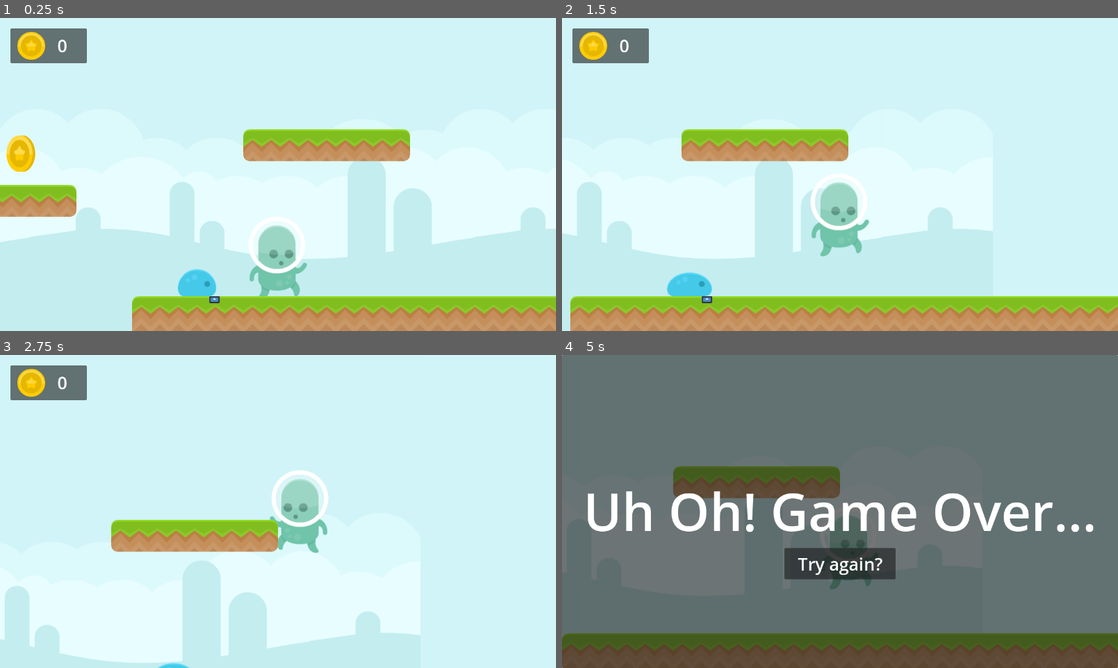
Above: before the commit, frames 1-4 (two rows, left to right).
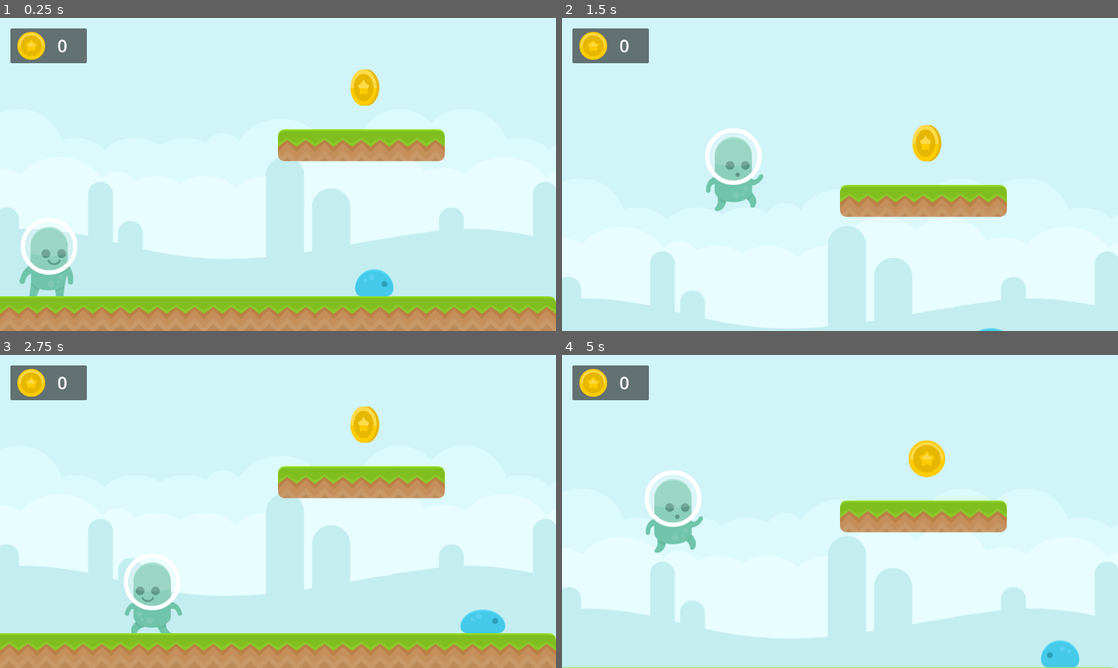
Above: after the commit, the same moments.

Repository: sammiemac/GDC-GodotWorkshop-23
Game: Godot game, scene res://Levels/demo_level.tscn
Two runs of this game, one before a commit and one after it. Both use one fixed random seed, a clock stepped at 60 frames per second and the inputs below. The engine's default icon, where the game draws it, is replaced by a stand-in: a white triangle on a blue panel in a dark square.
Inputs:
- Up to frame 1 (0.25 s): no input
- Up to frame 2 (1.5 s): hold D (move_right) from 0.53 s (still down); tap Space (move_jump) at 0.6, 0.77, 1.07, 1.35 s
- Up to frame 3 (2.75 s): tap Space (move_jump) at 1.52, 1.82, 2.1 s; release D (move_right) at 2.03 s; hold A (move_left) from 2.03 s (still down)
- Up to frame 4 (5 s): tap Space (move_jump) at 2.85, 3.02, 3.32, 3.6, 3.77, 4.07, 4.35, 4.52, 4.82 s; release A (move_left) at 4.28 s; hold D (move_right) from 4.28 s (still down)

The runs differ from the first frame. In frame 1, 21% of the frame differs, in the area x 0-100%, y 16-100%; in frame 2, 31%; in frame 3, 31%; in frame 4, 99%, in the area x 0-100%, y 0-100%.

Commit message:
minor tweaks

Diff:
--- a/Assets/Enemies/demo_enemy.gd
+++ b/Assets/Enemies/demo_enemy.gd
@@ -9,9 +9,12 @@
 var gravity = ProjectSettings.get_setting("physics/2d/default_gravity")
 
 func _ready():
-	if direction:
+	if direction > 0:
 		$AnimSprite.flip_h = true
-		$FloorChecker.position.x = $ColShape.shape.get_size().x * direction
+	elif direction < 0:
+		$AnimSprite.flip_h = false
+
+	$FloorChecker.position.x = $ColShape.shape.get_size().x * direction
 
 # Called every frame. 'delta' is the elapsed time since the previous frame.
 func _physics_process(delta):
--- a/Assets/Enemies/demo_enemy.tscn
+++ b/Assets/Enemies/demo_enemy.tscn
@@ -35,7 +35,22 @@
 size = Vector2(40, 16)
 
 [sub_resource type="RectangleShape2D" id="RectangleShape2D_0p32q"]
-size = Vector2(64, 8)
+size = Vector2(80, 16)
+
+[sub_resource type="Animation" id="Animation_agmyt"]
+length = 0.001
+tracks/0/type = "value"
+tracks/0/imported = false
+tracks/0/enabled = true
+tracks/0/path = NodePath(".:modulate")
+tracks/0/interp = 1
+tracks/0/loop_wrap = true
+tracks/0/keys = {
+"times": PackedFloat32Array(0),
+"transitions": PackedFloat32Array(1),
+"update": 0,
+"values": [Color(1, 1, 1, 1)]
+}
 
 [sub_resource type="Animation" id="Animation_omehl"]
 resource_name = "hit"
@@ -51,21 +66,6 @@
 "transitions": PackedFloat32Array(1, 1),
 "update": 0,
 "values": [Color(1, 1, 1, 1), Color(1, 1, 1, 0)]
-}
-
-[sub_resource type="Animation" id="Animation_agmyt"]
-length = 0.001
-tracks/0/type = "value"
-tracks/0/imported = false
-tracks/0/enabled = true
-tracks/0/path = NodePath(".:modulate")
-tracks/0/interp = 1
-tracks/0/loop_wrap = true
-tracks/0/keys = {
-"times": PackedFloat32Array(0),
-"transitions": PackedFloat32Array(1),
-"update": 0,
-"values": [Color(1, 1, 1, 1)]
 }
 
 [sub_resource type="AnimationLibrary" id="AnimationLibrary_f48qq"]
@@ -106,7 +106,7 @@
 position = Vector2(0, 8)
 
 [node name="CollisionShape2D" type="CollisionShape2D" parent="HitBox"]
-position = Vector2(0, 4)
+position = Vector2(0, 8)
 shape = SubResource("RectangleShape2D_0p32q")
 
 [node name="FloorChecker" type="RayCast2D" parent="."]
@@ -115,6 +115,7 @@
 collision_mask = 2
 
 [node name="Sprite2D" type="Sprite2D" parent="FloorChecker"]
+visible = false
 position = Vector2(0, 24)
 scale = Vector2(0.1875, 0.125)
 texture = ExtResource("5_agrb3")
--- a/Assets/Player/demo_player.gd
+++ b/Assets/Player/demo_player.gd
@@ -7,6 +7,7 @@
 var gravity = ProjectSettings.get_setting("physics/2d/default_gravity")
 
 var direction
+var can_move = true
 
 func _physics_process(delta):
 
@@ -15,20 +16,21 @@
 		velocity.y += gravity * delta
 
 	# Handle Jump.
-	if Input.is_action_just_pressed("move_jump") and is_on_floor():
+	if Input.is_action_just_pressed("move_jump") and is_on_floor() and can_move:
 		velocity.y = JUMP_VELOCITY
 
 	# Get the input direction and handle the movement/deceleration.
 	# As good practice, you should replace UI actions with custom gameplay actions.
 	direction = Input.get_axis("move_left", "move_right")
-	if direction:
-		velocity.x = direction * SPEED
-		$AnimSprite.flip_h = false
-		$AnimSprite.play("walk")
-		if direction < 0: $AnimSprite.flip_h = true
-	else:
-		velocity.x = move_toward(velocity.x, 0, SPEED)
-		$AnimSprite.play("idle")
+	if can_move:
+		if direction:
+			velocity.x = direction * SPEED
+			$AnimSprite.flip_h = false
+			$AnimSprite.play("walk")
+			if direction < 0: $AnimSprite.flip_h = true
+		else:
+			velocity.x = move_toward(velocity.x, 0, SPEED)
+			$AnimSprite.play("idle")
 
 	if not is_on_floor():
 		$AnimSprite.play("jump")
@@ -38,3 +40,16 @@
 
 func bounce():
 	velocity.y = JUMP_VELOCITY * 0.5
+
+
+func death_anim():
+	$ColShape.disabled = true
+	set_collision_layer_value(1, false)
+	set_collision_mask_value(2, false)
+	set_collision_mask_value(3, false)
+	set_collision_mask_value(4, false)
+	$AnimPlayer.play("die")
+
+
+func _on_anim_player_animation_finished(anim_name):
+	queue_free()
--- a/Assets/Player/demo_player.tscn
+++ b/Assets/Player/demo_player.tscn
@@ -40,6 +40,42 @@
 radius = 48.0
 height = 176.0
 
+[sub_resource type="Animation" id="Animation_n71si"]
+resource_name = "die"
+tracks/0/type = "value"
+tracks/0/imported = false
+tracks/0/enabled = true
+tracks/0/path = NodePath(".:modulate")
+tracks/0/interp = 1
+tracks/0/loop_wrap = true
+tracks/0/keys = {
+"times": PackedFloat32Array(0, 1),
+"transitions": PackedFloat32Array(1, 1),
+"update": 0,
+"values": [Color(1, 1, 1, 1), Color(1, 1, 1, 0)]
+}
+
+[sub_resource type="Animation" id="Animation_buxtw"]
+length = 0.001
+tracks/0/type = "value"
+tracks/0/imported = false
+tracks/0/enabled = true
+tracks/0/path = NodePath(".:modulate")
+tracks/0/interp = 1
+tracks/0/loop_wrap = true
+tracks/0/keys = {
+"times": PackedFloat32Array(0),
+"transitions": PackedFloat32Array(1),
+"update": 0,
+"values": [Color(1, 1, 1, 1)]
+}
+
+[sub_resource type="AnimationLibrary" id="AnimationLibrary_nwbkx"]
+_data = {
+"RESET": SubResource("Animation_buxtw"),
+"die": SubResource("Animation_n71si")
+}
+
 [node name="DemoPlayer" type="CharacterBody2D" groups=["Player"]]
 collision_mask = 15
 script = ExtResource("1_e1ktb")
@@ -50,3 +86,10 @@
 
 [node name="ColShape" type="CollisionShape2D" parent="."]
 shape = SubResource("CapsuleShape2D_xtlnj")
+
+[node name="AnimPlayer" type="AnimationPlayer" parent="."]
+libraries = {
+"": SubResource("AnimationLibrary_nwbkx")
+}
+
+[connection signal="animation_finished" from="AnimPlayer" to="." method="_on_anim_player_animation_finished"]
--- a/Levels/demo_level.tscn
+++ b/Levels/demo_level.tscn
@@ -183,7 +183,7 @@
 stretch_mode = 1
 
 [node name="DemoPlayer" parent="." instance=ExtResource("1_wlw7u")]
-position = Vector2(2128, 520)
+position = Vector2(112, 536)
 
 [node name="Camera2D" type="Camera2D" parent="DemoPlayer"]
 limit_left = 0
@@ -194,13 +194,26 @@
 [node name="Coins" type="Node2D" parent="."]
 
 [node name="Coin1" parent="Coins" instance=ExtResource("4_omudl")]
-position = Vector2(840, 552)
+position = Vector2(2240, 160)
 
 [node name="Coin2" parent="Coins" instance=ExtResource("4_omudl")]
 position = Vector2(840, 160)
 
 [node name="Coin3" parent="Coins" instance=ExtResource("4_omudl")]
 position = Vector2(1536, 312)
+
+[node name="Enemies" type="Node2D" parent="."]
+position = Vector2(1920, 577)
+
+[node name="Enemy1" parent="Enemies" instance=ExtResource("13_xk6t3")]
+position = Vector2(464, -385)
+speed = 200.0
+
+[node name="Enemy2" parent="Enemies" instance=ExtResource("13_xk6t3")]
+position = Vector2(-1080, -1)
+
+[node name="Enemy3" parent="Enemies" instance=ExtResource("13_xk6t3")]
+position = Vector2(-384, -257)
 
 [node name="TileMap" type="TileMap" parent="."]
 tile_set = ExtResource("6_kl0hj")
@@ -209,9 +222,6 @@
 layer_0/tile_data = PackedInt32Array(327680, 18, 0, 327681, 18, 0, 327682, 18, 0, 327683, 18, 0, 327684, 18, 0, 327685, …(511 unchanged characters)…
 metadata/_edit_lock_ = true
 
-[node name="DemoEnemy" parent="." instance=ExtResource("13_xk6t3")]
-position = Vector2(1920, 577)
-
 [node name="FallZone" type="Area2D" parent="."]
 position = Vector2(1536, 776)
 
@@ -219,11 +229,13 @@
 position = Vector2(0, 88)
 shape = SubResource("RectangleShape2D_aye17")
 
-[connection signal="pressed" from="HUD/GameOverUI/Panel/TryAgain" to="HUD" method="_on_try_again_pressed"]
-[connection signal="pressed" from="HUD/CompleteUI/Panel/TryAgain" to="HUD" method="_on_try_again_pressed"]
+[connection signal="pressed" from="HUD/GameOverUI/Panel/TryAgain" to="." method="_on_try_again_pressed"]
+[connection signal="pressed" from="HUD/CompleteUI/Panel/TryAgain" to="." method="_on_try_again_pressed"]
+[connection signal="coin_collected" from="Coins/Coin1" to="." method="_on_coin_collected"]
 [connection signal="coin_collected" from="Coins/Coin1" to="HUD" method="_on_coin_collected"]
-[connection signal="coin_collected" from="Coins/Coin2" to="HUD" method="_on_coin_collected"]
-[connection signal="coin_collected" from="Coins/Coin3" to="HUD" method="_on_coin_collected"]
-[connection signal="enemy_hit" from="DemoEnemy" to="HUD" method="_on_game_over"]
-[connection signal="body_entered" from="FallZone" to="HUD" method="_on_fall_zone_body_entered"]
-[connection signal="body_entered" from="FallZone" to="HUD" method="_on_game_over"]
+[connection signal="coin_collected" from="Coins/Coin2" to="." method="_on_coin_collected"]
+[connection signal="coin_collected" from="Coins/Coin3" to="." method="_on_coin_collected"]
+[connection signal="enemy_hit" from="Enemies/Enemy1" to="." method="_on_game_over"]
+[connection signal="enemy_hit" from="Enemies/Enemy2" to="." method="_on_game_over"]
+[connection signal="enemy_hit" from="Enemies/Enemy3" to="." method="_on_game_over"]
+[connection signal="body_entered" from="FallZone" to="." method="_on_game_over"]
--- a/Levels/hud.gd
+++ b/Levels/hud.gd
@@ -1,17 +1,17 @@
-extends CanvasLayer
+extends Node2D
 
 var coins = 0
 
 # Called when the node enters the scene tree for the first time.
 func _ready():
-	$CoinUI/CoinCount.text = str(coins)
+	$HUD/CoinUI/CoinCount.text = str(coins)
 
 
 # Called every frame. 'delta' is the elapsed time since the previous frame.
 func _process(delta):
 	if coins == 3:
-		$CoinUI.visible = false
-		$CompleteUI.visible = true
+		$HUD/CoinUI.visible = false
+		$HUD/CompleteUI.visible = true
 
 
 func _on_coin_collected():
@@ -20,9 +20,11 @@
 
 
 func _on_game_over(body):
-	$CoinUI.visible = false
-	$GameOverUI.visible = true
-	body.velocity.x = 0
+	$HUD/CoinUI.visible = false
+	$HUD/GameOverUI.visible = true
+	body.bounce()
+	body.death_anim()
+	body.can_move = false
 
 
 func _on_try_again_pressed():
Not shown: 1 places in Assets/Player/demo_player.tscn that only renumber resources
Not shown: 1 places in Levels/demo_level.tscn that only renumber resources
